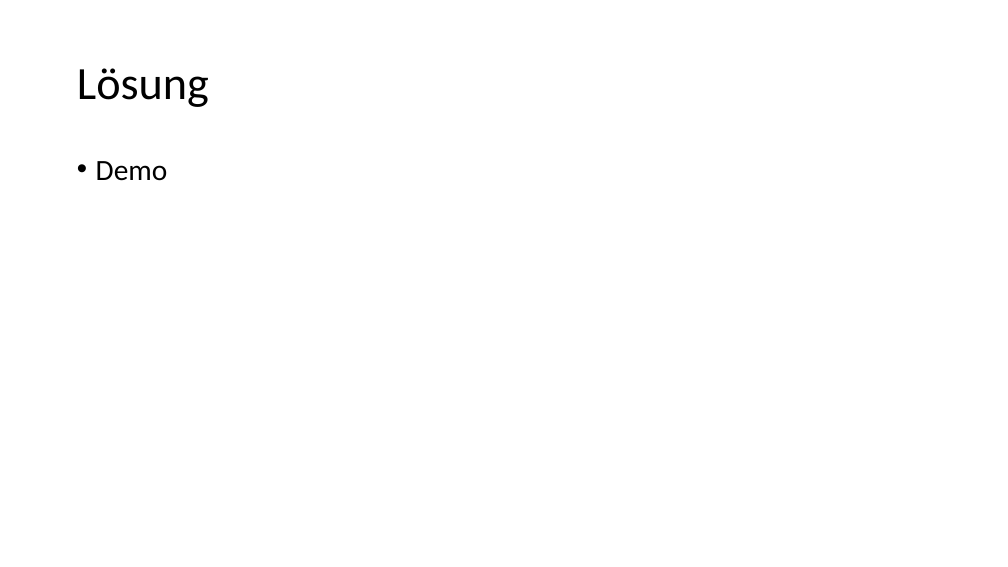
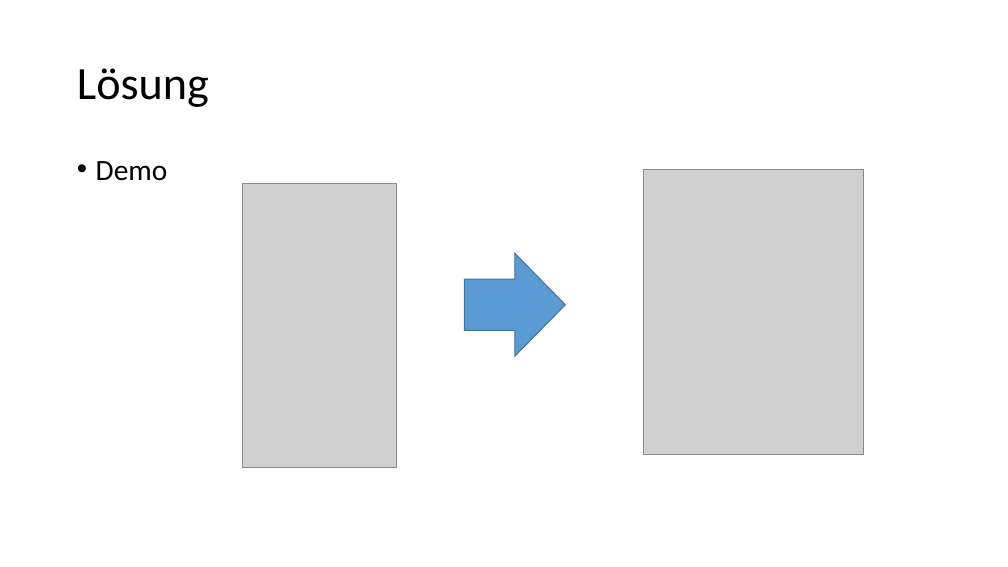
Before and after one commit to AdrianKrebs/EUP, a slide deck: slide 6 of Mobiles_Unfallprotokoll.pptx. Drawn at 1008x567 pixels with LibreOffice and Linux fonts; fonts in the diff are those of the drawing; grey boxes stand for pictures. Boxes give left, top, right and bottom in pixels: in the first picture for what was removed or moved away, otherwise in the second. Text is boxed around its words. In the diff, an @@ line names an element or a change of style, - is before the commit and + after.

```diff
--- a/Mobiles_Unfallprotokoll.pptx
+++ b/Mobiles_Unfallprotokoll.pptx
@@ picture added at bbox=[644, 169, 864, 454] @@
@@ picture added at bbox=[242, 183, 397, 467] @@
@@ right arrow added at bbox=[464, 253, 565, 356], fill #5B9BD5, outline #43739E 1 pt @@
```
Also in this commit, not shown: 1 other slide changed, 1 slide added, 1 slide removed.
